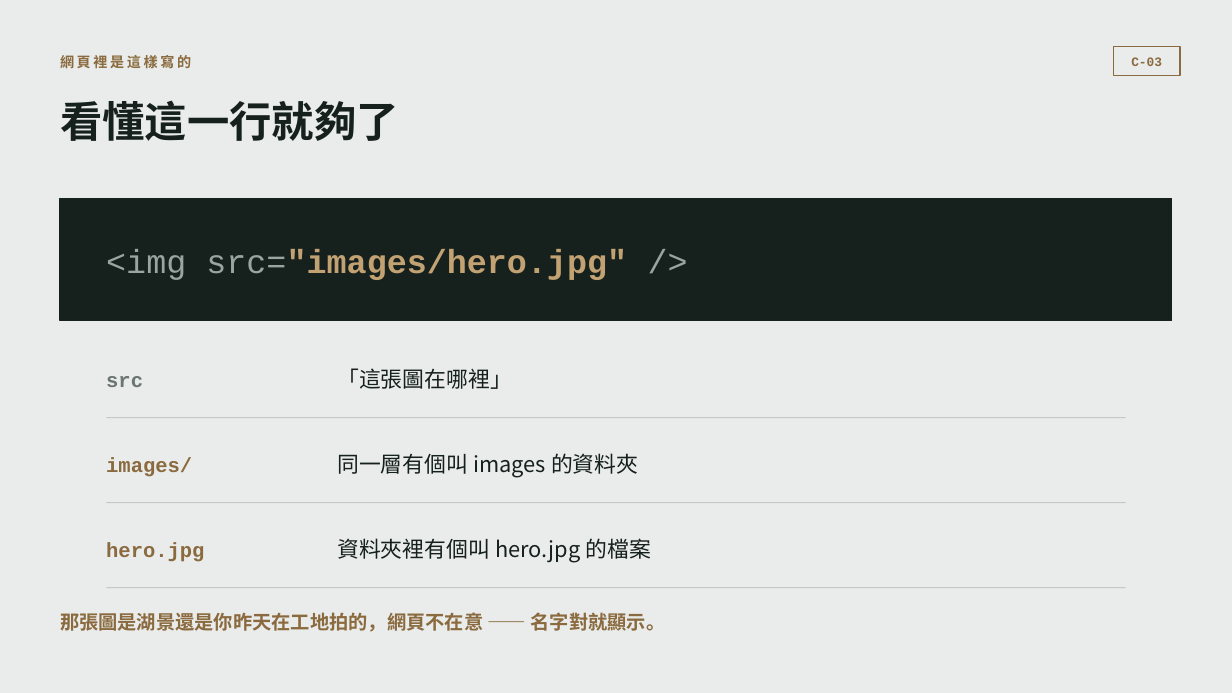
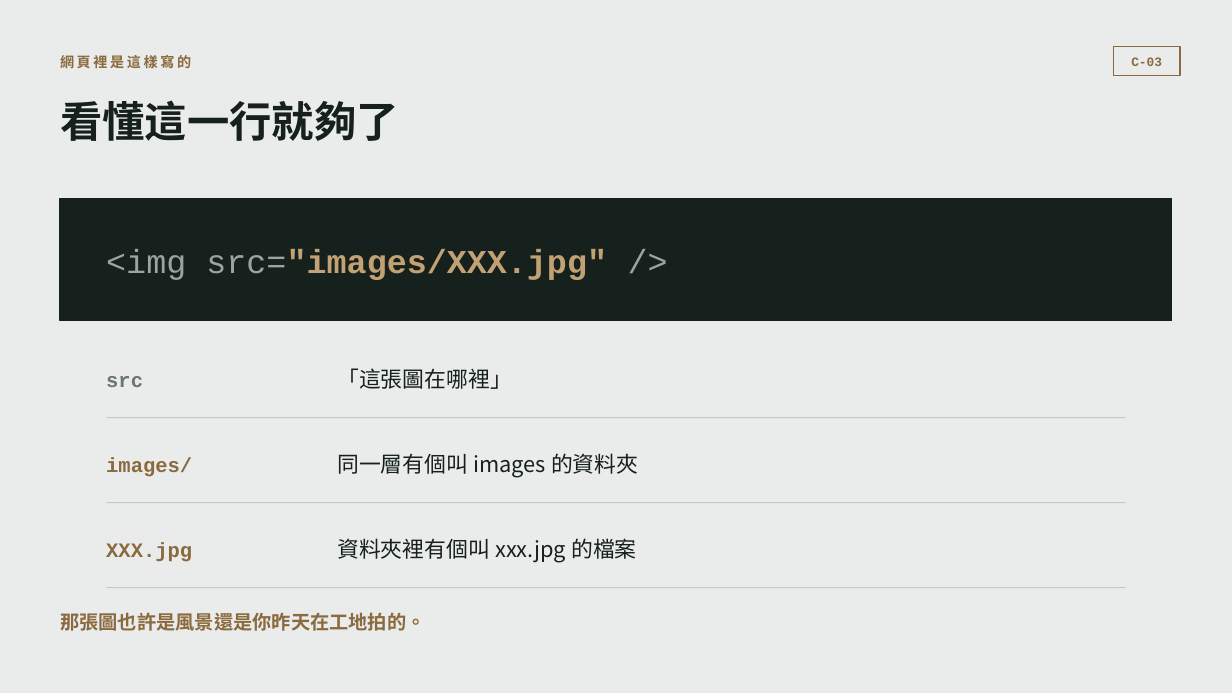
Before and after one commit to b39070566/architectureAiClass, a slide deck: slide 17 of slides/vibe-coding-workshop.pptx (slide 16 before the commit). Drawn at 1232x693 pixels with LibreOffice and Linux fonts; fonts in the diff are those of the drawing. Boxes give left, top, right and bottom in pixels: in the first picture for what was removed or moved away, otherwise in the second. Text is boxed around its words. In the diff, an @@ line names an element or a change of style, - is before the commit and + after.

```diff
--- a/slides/vibe-coding-workshop.pptx
+++ b/slides/vibe-coding-workshop.pptx
@@ text at [106,249,607,280]: text changed @@
-<img src="images/hero.jpg" />
+<img src="images/XXX.jpg" />
@@ text at [337,538,637,563]: text changed @@
-資料夾裡有個叫 hero.jpg 的檔案
+資料夾裡有個叫 xxx.jpg 的檔案
@@ text at [106,542,192,562]: text changed @@
-hero.jpg
+XXX.jpg
@@ text at [60,612,426,631]: text changed @@
-那張圖是湖景還是你昨天在工地拍的，網頁不在意 —— 名字對就顯示。
+那張圖也許是風景還是你昨天在工地拍的。
```
Also in this commit, not shown: 8 other slides changed, 1 slide added, 1 other file.
